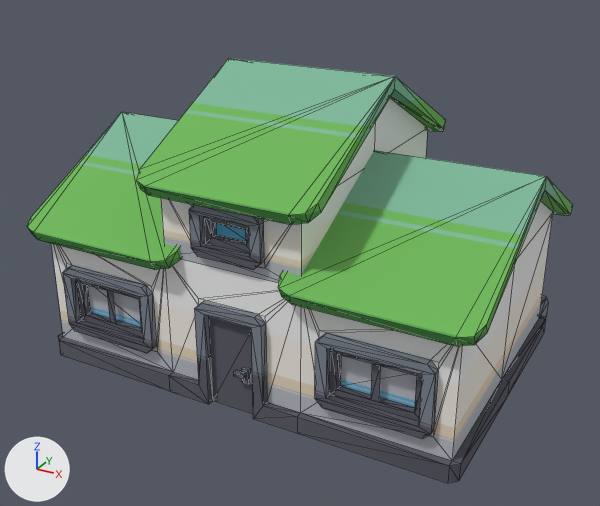
Before and after pictures for a commit that changed the glTF model assets/models/house-a.glb.
Camera for both pictures: a 50 mm lens placed at (0.686, -1.312, 0.828), pointed at (0.009, -0.08, 0.212). The lights are fixed; the arrows at lower left show +X, +Y and +Z. The first picture is the older version. Mesh edges are drawn as thin lines. Where no turn or scale is listed for an object, it has been applied to the vertices. Vertices at exactly the same position are counted once.

The first picture shows 'house-a'.
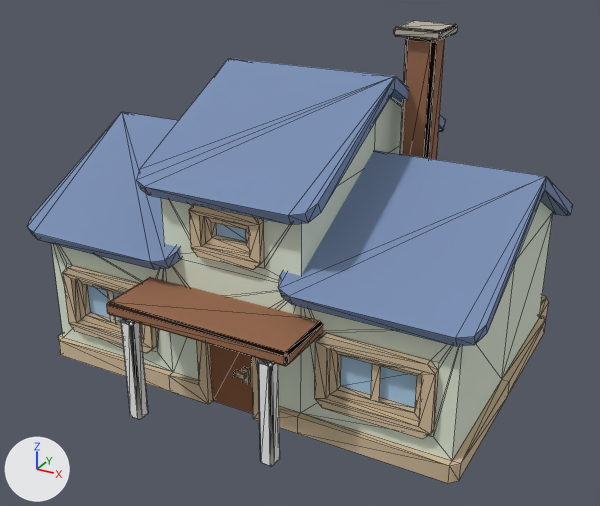
The newer file is also turned or shifted as a whole; pictures and numbers use the older file's frame.

Pixel boxes (x1, y1, x2, y2) of what changed, in the pictures (600 x 506 px):
'house-a', reshaped (9% taller): before (27, 58, 573, 483); after (27, 21, 573, 483)
part 1 of me_house_a, added (brown): after (400, 38, 445, 160)
part 2 of me_house_a, added: after (394, 21, 458, 40)
part 3 of me_house_a, added: after (121, 319, 148, 420)
part 4 of me_house_a, added: after (258, 359, 280, 467)
part 5 of me_house_a, added (brown): after (107, 277, 323, 366)
part 6 of me_house_a, recoloured: (27, 58, 573, 483) in both

What changed in the scene script:
```text
Add mat_vertex_colors:
    mat_vertex_colors = bpy.data.materials.new('vertex-colors')
    mat_vertex_colors.use_nodes = True; mat_vertex_colors.node_tree.nodes.clear()
    _N = mat_vertex_colors.node_tree.nodes; _L = mat_vertex_colors.node_tree.links
    n0 = _N.new('ShaderNodeBsdfPrincipled'); n0.name = 'Principled BSDF'
    n0.inputs[2].default_value = 1.0  # 'Roughness'
    n1 = _N.new('ShaderNodeOutputMaterial'); n1.name = 'Material Output'
    n2 = _N.new('ShaderNodeVertexColor'); n2.name = 'Color Attribute'
    _L.new(n0.outputs[0], n1.inputs[0])  # 'BSDF' to 'Surface'
    _L.new(n2.outputs[0], n0.inputs[0])  # 'Color' to 'Base Color'
Change me_house_a:
    used by ob_house_a; location = (0.0, 0.0, 0.273)
    remove me_house_a.from_pydata(...)  # 616 vertices, 1168 faces; spans x -0.425..0.425, y -0.336..0.336, z -0.273..0.273
    add me_house_a.from_pydata(...)  # 736 vertices, 1388 faces; spans x -0.425..0.425, y -0.411..0.336, z -0.273..0.343
    me_house_a part 1: a new loose piece of 24 vertices spanning x 0.151..0.206, y 0.026..0.081, z 0.0..0.327, in mat_vertex_colors
    me_house_a part 2: a new loose piece of 24 vertices spanning x 0.136..0.221, y 0.011..0.096, z 0.327..0.343, in mat_vertex_colors
    me_house_a part 3: a new loose piece of 24 vertices spanning x -0.143..-0.117, y -0.411..-0.385, z -0.273..-0.083, in mat_vertex_colors
    me_house_a part 4: a new loose piece of 24 vertices spanning x 0.117..0.143, y -0.411..-0.385, z -0.273..-0.083, in mat_vertex_colors
    me_house_a part 5: a new loose piece of 24 vertices spanning x -0.17..0.17, y -0.411..-0.286, z -0.083..-0.059, in mat_vertex_colors
    me_house_a part 6: 1168 faces spanning x -0.425..0.425, y -0.336..0.336, z -0.273..0.273 switch from mat_palette_city_kit_suburban to mat_vertex_colors
```
